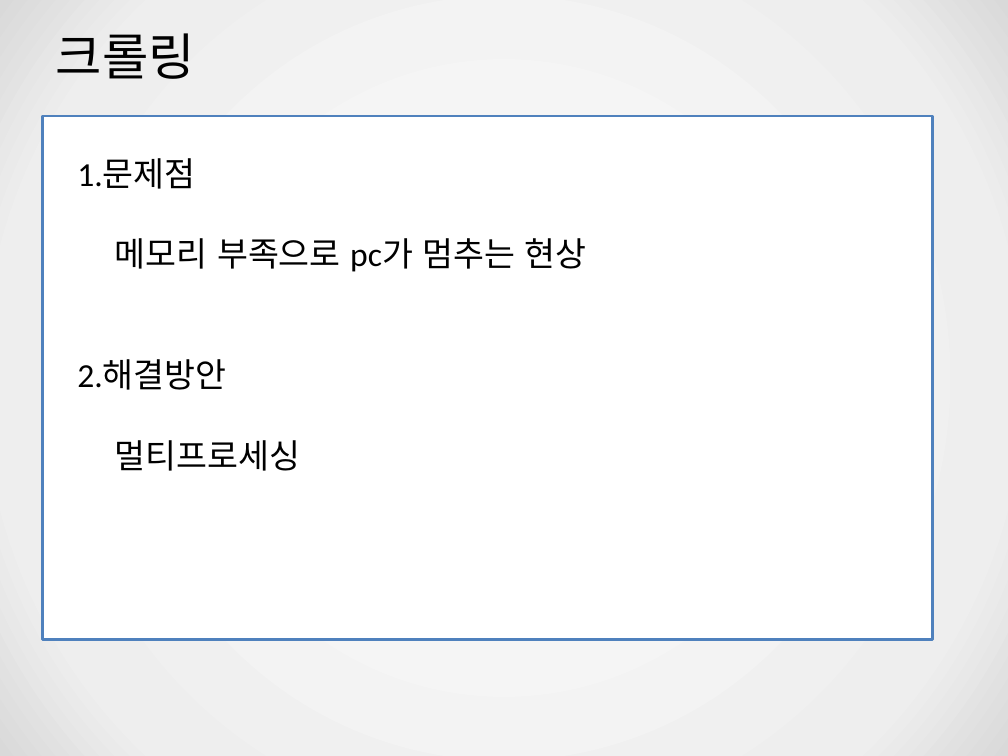
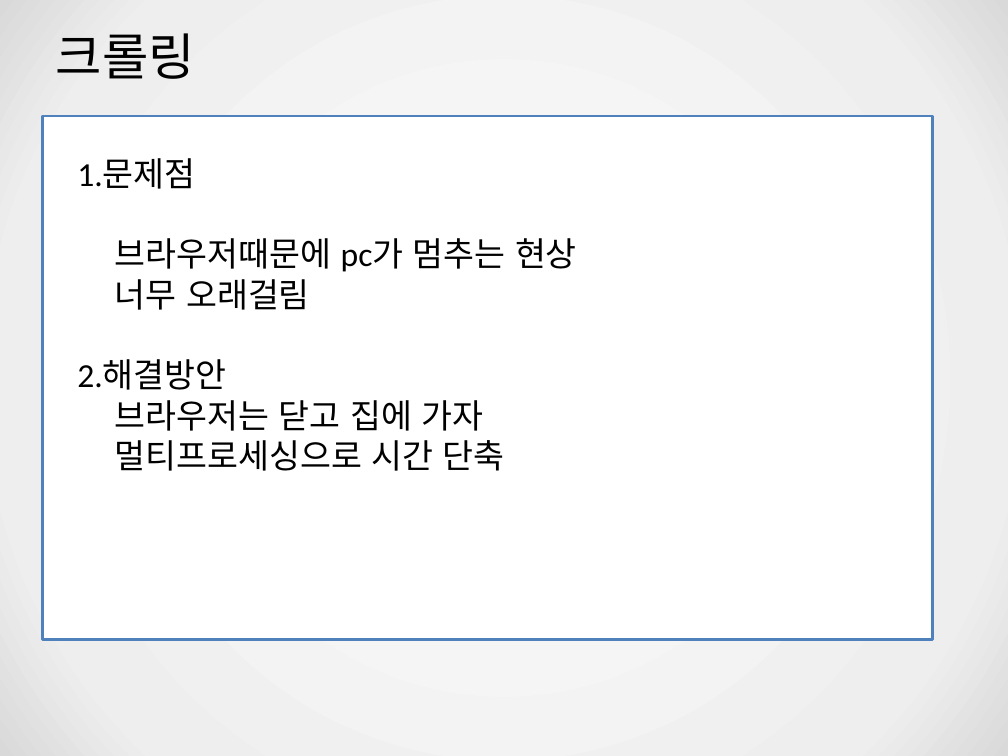
Before and after one commit to janghyeonan/it_project, a slide deck: slide 3 of YS/영화프로젝트.pptx. Drawn at 1008x756 pixels with LibreOffice and Linux fonts; fonts in the diff are those of the drawing. Boxes give left, top, right and bottom in pixels: in the first picture for what was removed or moved away, otherwise in the second. Text is boxed around its words. In the diff, an @@ line names an element or a change of style, - is before the commit and + after.

```diff
--- a/YS/영화프로젝트.pptx
+++ b/YS/영화프로젝트.pptx
@@ text at box(115, 238, 577, 310): text changed @@
-메모리 부족으로 pc가 멈추는 현상
+브라우저때문에 pc가 멈추는 현상
+너무 오래걸림
@@ text at box(115, 400, 505, 471): text changed @@
-멀티프로세싱
+브라우저는 닫고 집에 가자
+멀티프로세싱으로 시간 단축
```
